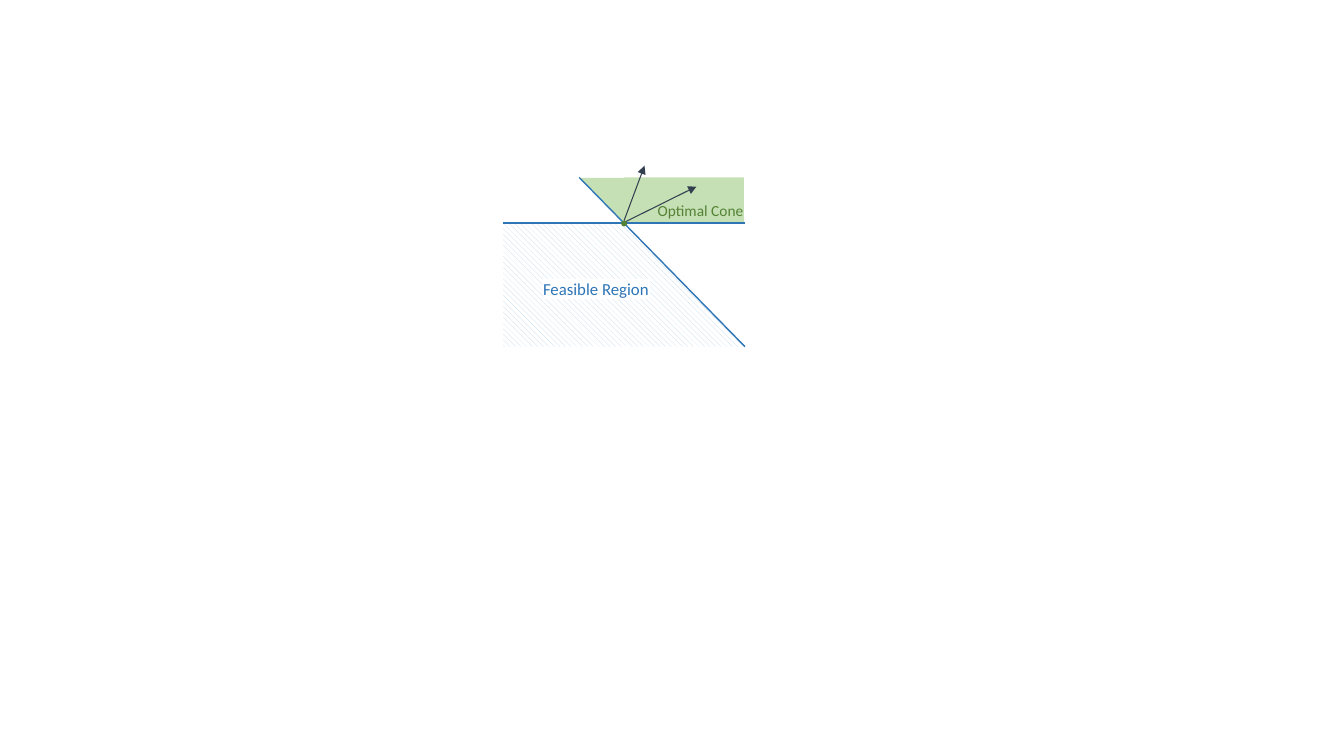
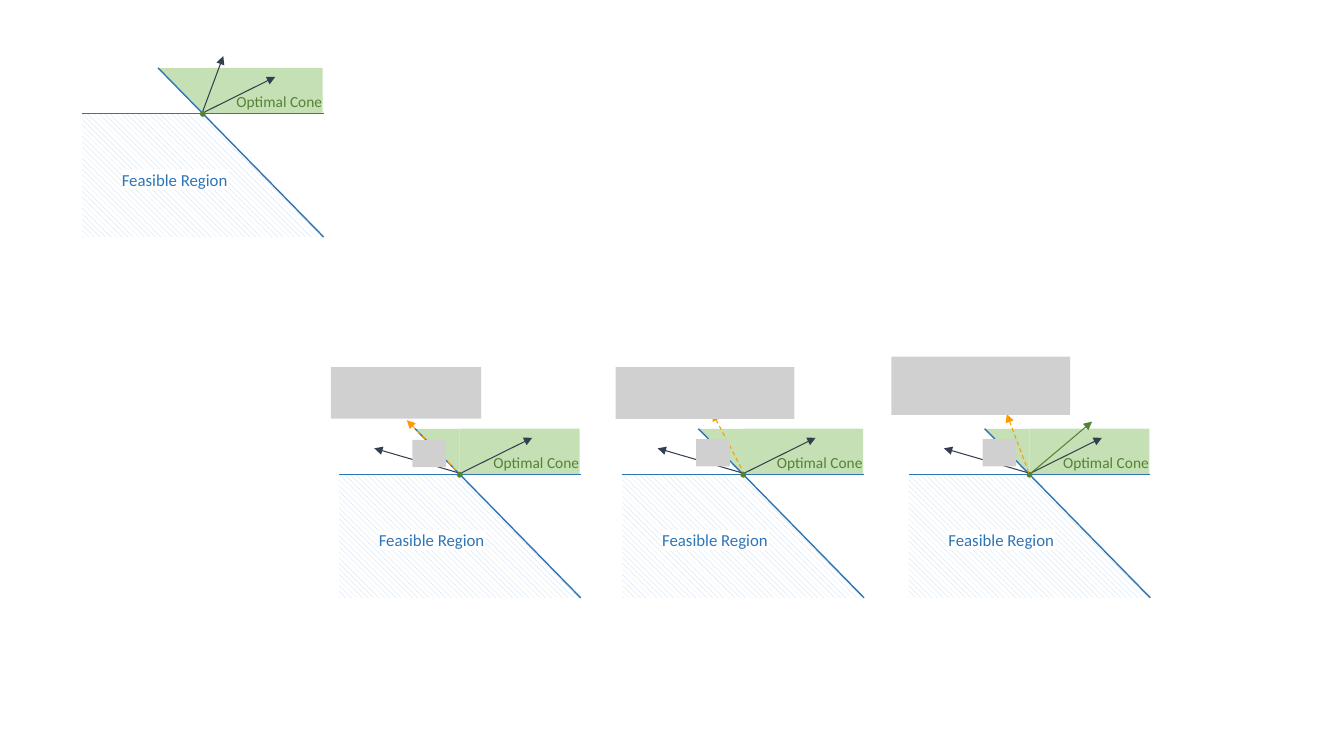
Before and after one commit to khalil-research/CaVE, a slide deck: slide 2 of images/axis.pptx. Drawn at 1344x756 pixels with LibreOffice and Linux fonts; fonts in the diff are those of the drawing; grey boxes stand for pictures; background and template pictures are left out. Boxes give left, top, right and bottom in pixels: in the first picture for what was removed or moved away, otherwise in the second. Text is boxed around its words. In the diff, an @@ line names an element or a change of style, - is before the commit and + after.

```diff
--- a/images/axis.pptx
+++ b/images/axis.pptx
@@ 3 rectangles, 2 lines, 2 arrows, 1 text, 1 right triangle, 1 triangle, 1 ellipse moved together from (x1=503, y1=165, x2=745, y2=347) to (x1=82, y1=56, x2=324, y2=238) @@
@@ group added at (x1=331, y1=357, x2=1150, y2=599): 10 arrows, 9 rectangles, 6 lines, 6 pictures, 3 right triangles, 3 triangles, 3 ellipses, 3 texts, 3 arc (boxed as its full ellipse)s @@
+Feasible Region
+Optimal Cone
+Feasible Region
+Optimal Cone
+Feasible Region
+Optimal Cone
```
Also in this commit, not shown: 2 other files.
